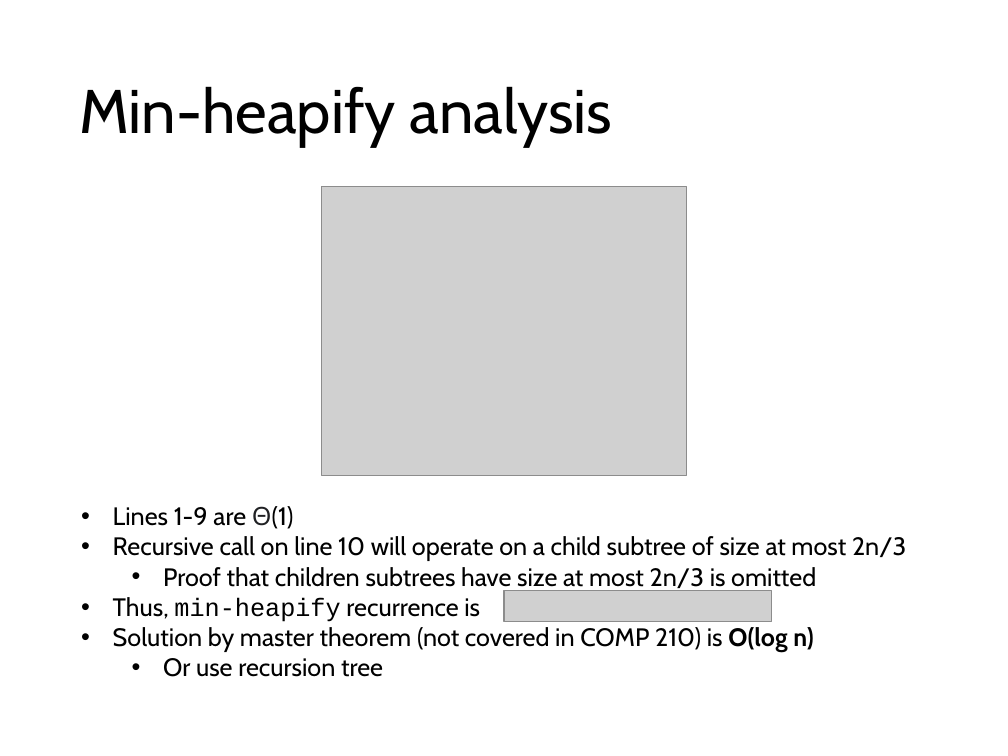
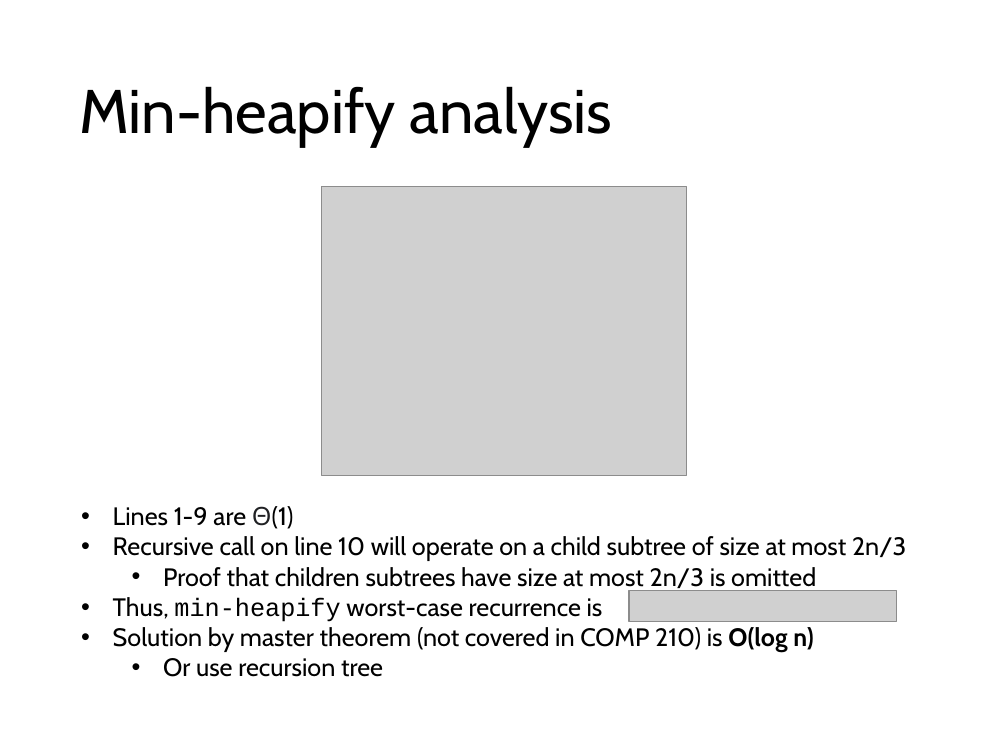
Before and after one commit to comp210ss2/comp210ss2.github.io, a slide deck: slide 44 of slides/L12_13.pptx. Drawn at 1008x756 pixels with LibreOffice and Linux fonts; fonts in the diff are those of the drawing; grey boxes stand for pictures. Boxes give left, top, right and bottom in pixels: in the first picture for what was removed or moved away, otherwise in the second. Text is boxed around its words. In the diff, an @@ line names an element or a change of style, - is before the commit and + after.

```diff
--- a/slides/L12_13.pptx
+++ b/slides/L12_13.pptx
@@ text at bbox=[113, 597, 603, 622]: text changed @@
-• Thus, min-heapify recurrence is
+• Thus, min-heapify worst-case recurrence is
@@ picture: place and size @@
-picture at bbox=[504, 591, 771, 621]
+picture at bbox=[629, 591, 896, 621]
```
Also in this commit, not shown: 2 other slides changed, 3 other files.
